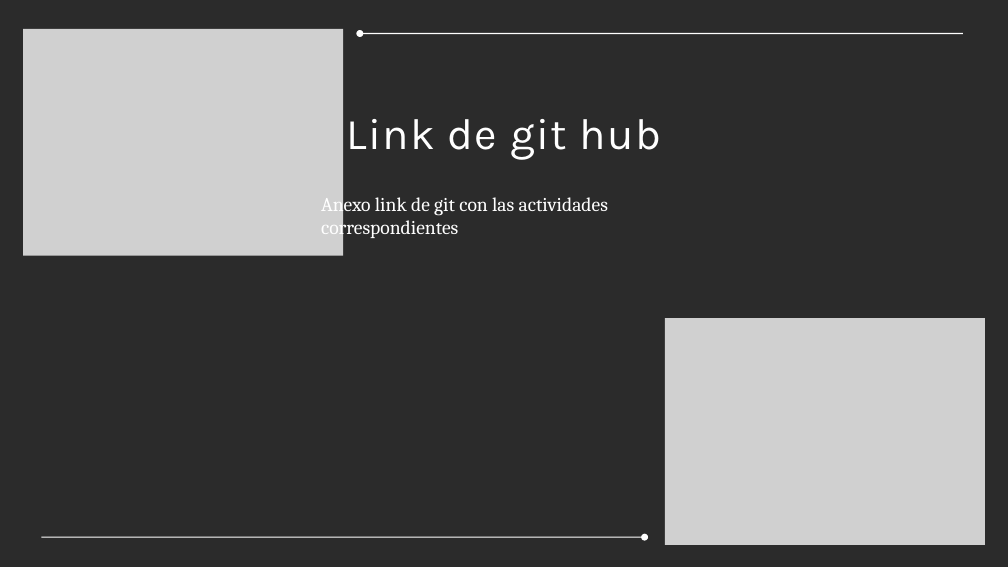
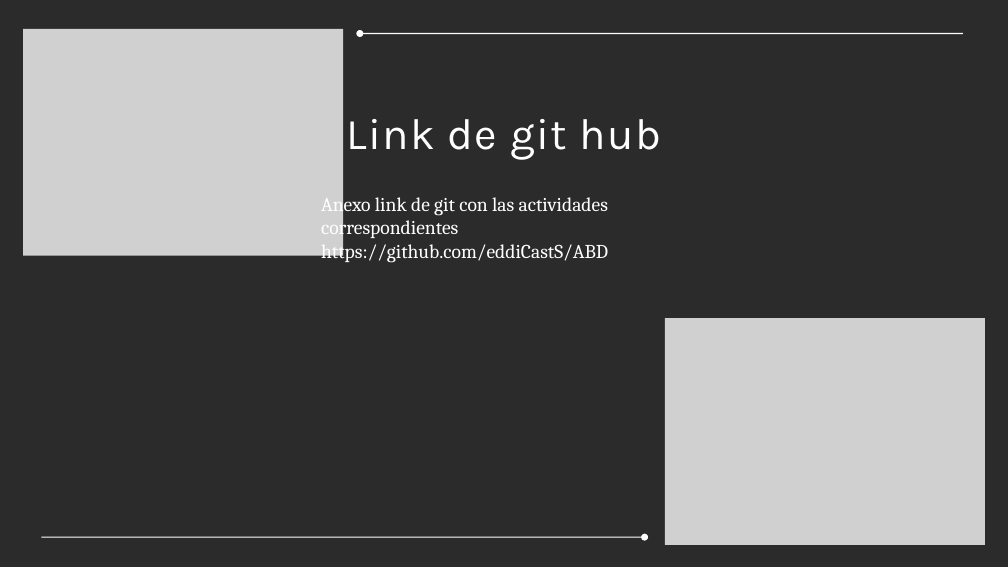
Before and after one commit to eddiCastS/ABD, a slide deck: slide 15 of UNIDAD 5/Actividad 5.2 Reporte de practica_Eddi Castillo_ABD_6ISCM.pptx. Drawn at 1008x567 pixels with LibreOffice and Linux fonts; fonts in the diff are those of the drawing; grey boxes stand for pictures; background and template pictures are left out; a plain dark background stands for a picture behind light text. Boxes give left, top, right and bottom in pixels: in the first picture for what was removed or moved away, otherwise in the second. Text is boxed around its words. In the diff, an @@ line names an element or a change of style, - is before the commit and + after.

Commit message:
Agrego nuevo archivo

```diff
--- a/UNIDAD 5/Actividad 5.2 Reporte de practica_Eddi Castillo_ABD_6ISCM.pptx
+++ b/UNIDAD 5/Actividad 5.2 Reporte de practica_Eddi Castillo_ABD_6ISCM.pptx
@@ text at box(321, 240, 608, 263): paragraph added @@
+https://github.com/eddiCastS/ABD
```
